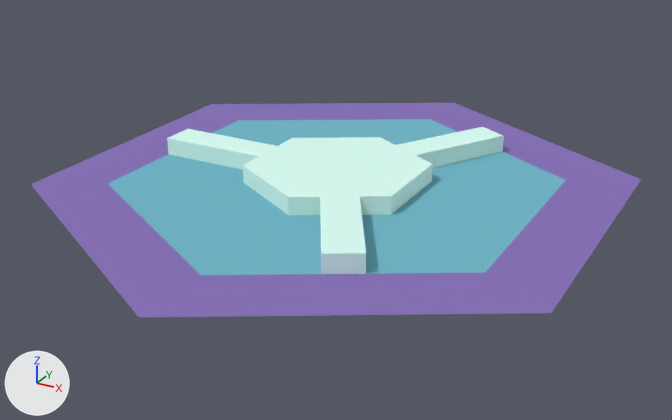
Renders of the Blender file automancy/models/tiles/files/splitter_left.blend from each side of a commit.
Rendered twice from a 50 mm lens placed at (1.361, -2.487, 1.141), pointed at (0.018, -0.045, -0.08). Arrows for +X, +Y and +Z are at lower left; the lights stay in place.

The older version as bpy lines, for what is in view:
```python
me_cube_007 = bpy.data.meshes.new('Cube.007')
me_cube_007.from_pydata(...)  # 36 vertices, 22 faces; spans x -0.65..0.376, y -0.592..0.592, z 0.0..0.06
me_cube_007.materials.append(mat_material_002)  # white #dcfff5
me_cylinder_003 = bpy.data.meshes.new('Cylinder.003')
me_cylinder_003.from_pydata([(0.0, 0.75, 0.0), (0.65, 0.38, 0.0), (0.65, -0.38, 0.0), (0.0, -0.75, 0.0), (-0.65, -0.38, 0.0), (-0.65, 0.38, 0.0)], [], [(1, 0, 5, 4, 3, 2)])
me_cylinder_003.materials.append(mat_material)  # cyan #74b7c9
me_cylinder_004 = bpy.data.meshes.new('Cylinder.004')
me_cylinder_004.from_pydata(...)  # 12 vertices, 6 faces; spans x -0.87..0.87, y -1.0..1.0, z 0.0
me_cylinder_004.materials.append(mat_material_001)  # purple #8974b9
ob_0_base = bpy.data.objects.new('0-base', me_cylinder_004)
ob_0_base.location = (0.0, 0.0, 0.0)
ob_1_top = bpy.data.objects.new('1-top', me_cylinder_003)
ob_1_top.location = (0.0, 0.0, 0.0)
ob_2_dir = bpy.data.objects.new('2-dir', me_cube_007)
ob_2_dir.location = (0.0, 0.0, 0.0)
```
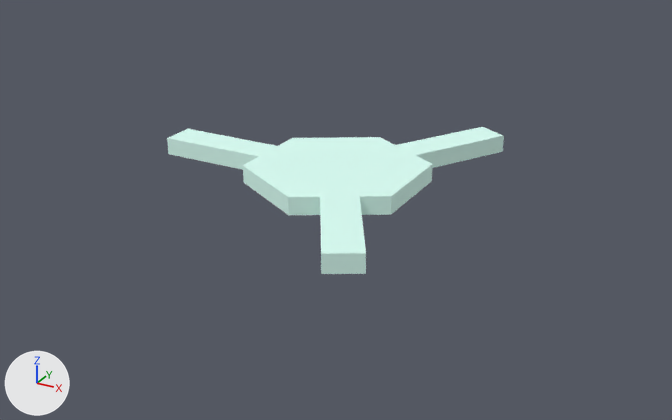
Location of each change, [x1, y1, x2, y2] in pixels of the pictures (672 x 420 px):
'0-base', deleted (purple): before [31, 103, 641, 317]
'1-top', deleted (cyan): before [108, 119, 566, 275]

The change, as a diff of the scene's bpy script:
```diff
--- a/automancy/models/tiles/files/splitter_left.blend.py
+++ b/automancy/models/tiles/files/splitter_left.blend.py
@@ ob_1_top @@
-ob_1_top = bpy.data.objects.new('1-top', me_cylinder_003)
-ob_1_top.location = (0.0, 0.0, 0.0)
@@ ob_0_base @@
-ob_0_base = bpy.data.objects.new('0-base', me_cylinder_004)
-ob_0_base.location = (0.0, 0.0, 0.0)
```
